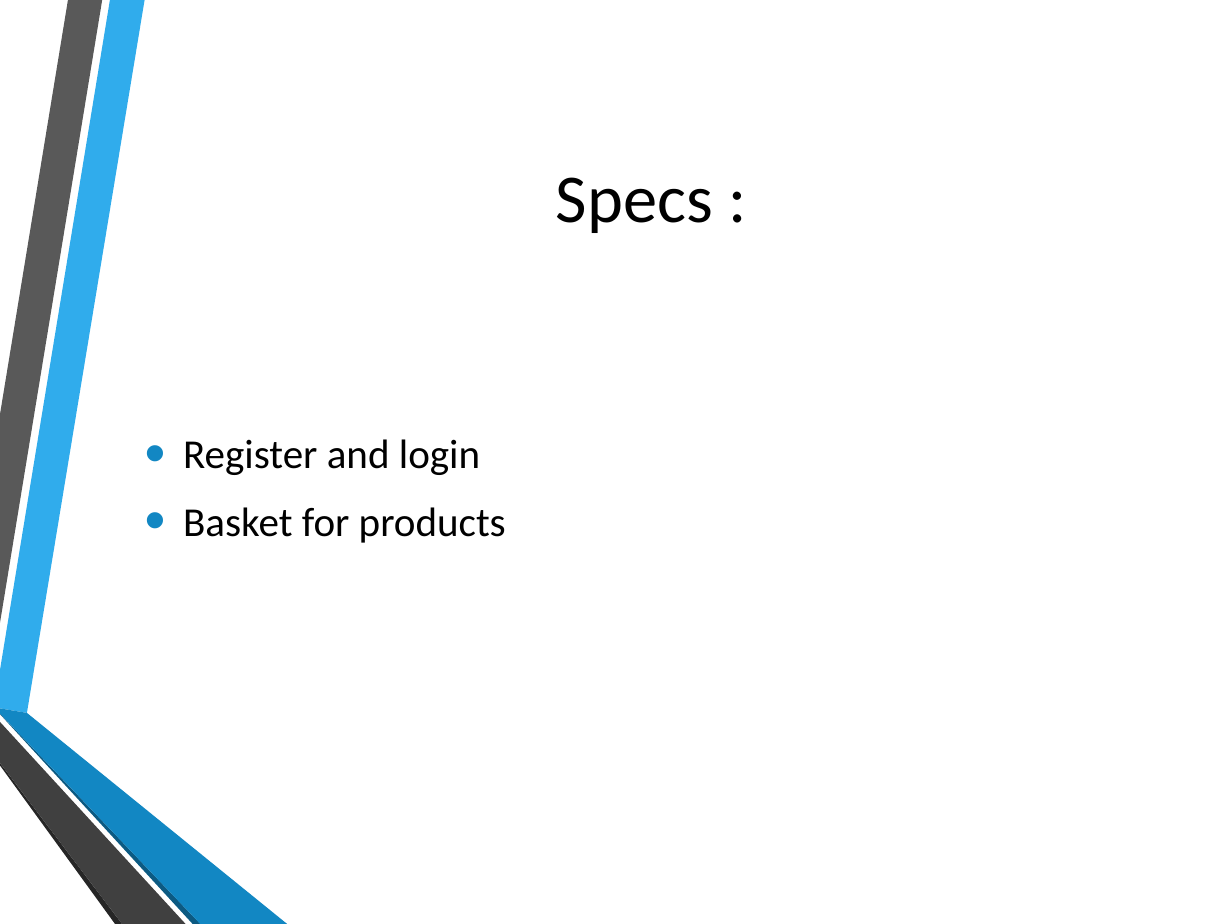
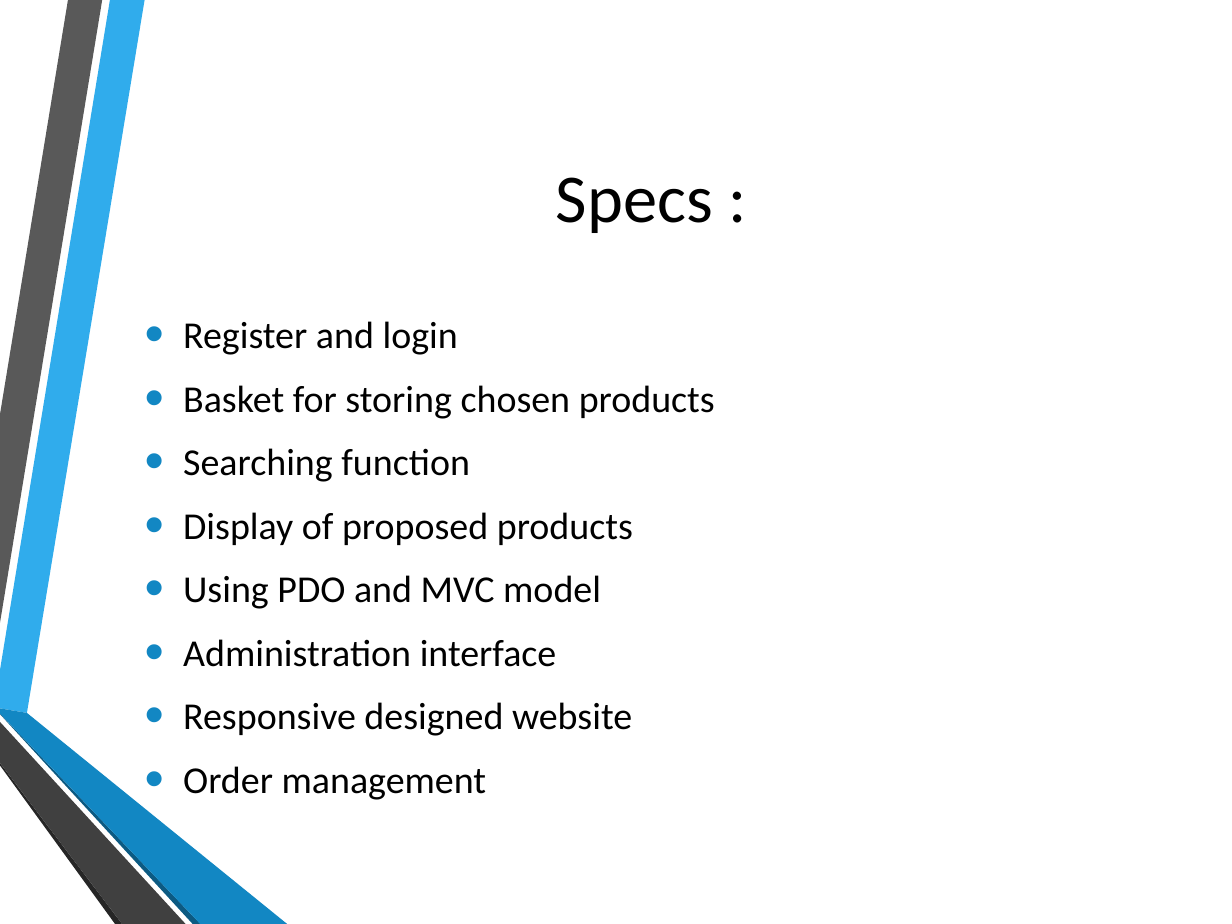
Before and after one commit to Alex4064/ProjetWeb, a slide deck: slide 4 of Documentation/Presentation project.pptx. Drawn at 1232x924 pixels with LibreOffice and Linux fonts; fonts in the diff are those of the drawing; background and template pictures are left out. Boxes give left, top, right and bottom in pixels: in the first picture for what was removed or moved away, otherwise in the second. Text is boxed around its words. In the diff, an @@ line names an element or a change of style, - is before the commit and + after.

```diff
--- a/Documentation/Presentation project.pptx
+++ b/Documentation/Presentation project.pptx
@@ text at [183, 321, 458, 355]: size 24 to 22.2 pt in "Register and login" @@
@@ text at [183, 385, 715, 800]: text changed; size 24 to 22.2 pt @@
-• Basket for products
+• Basket for storing chosen products
+• Searching function
+• Display of proposed products
+• Using PDO and MVC model
+• Administration interface
+• Responsive designed website
+• Order management
```
Also in this commit, not shown: 24 other files.
